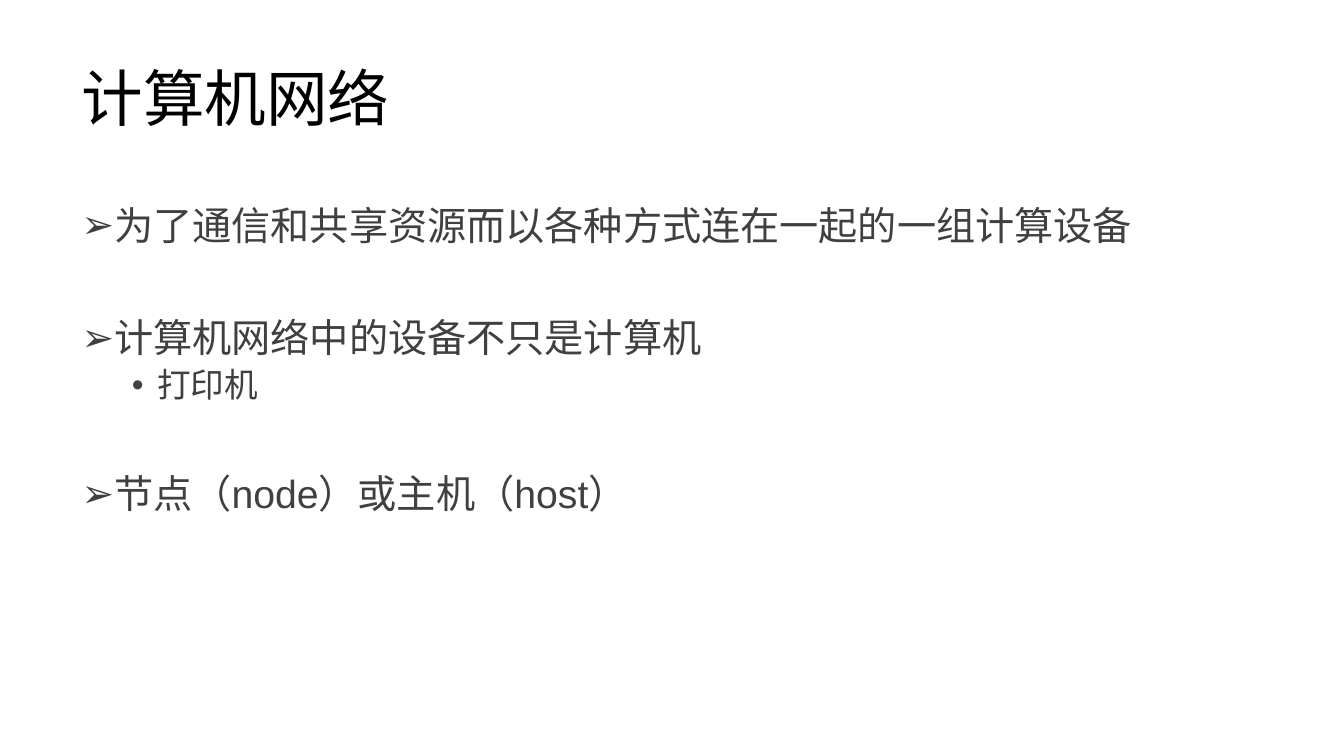
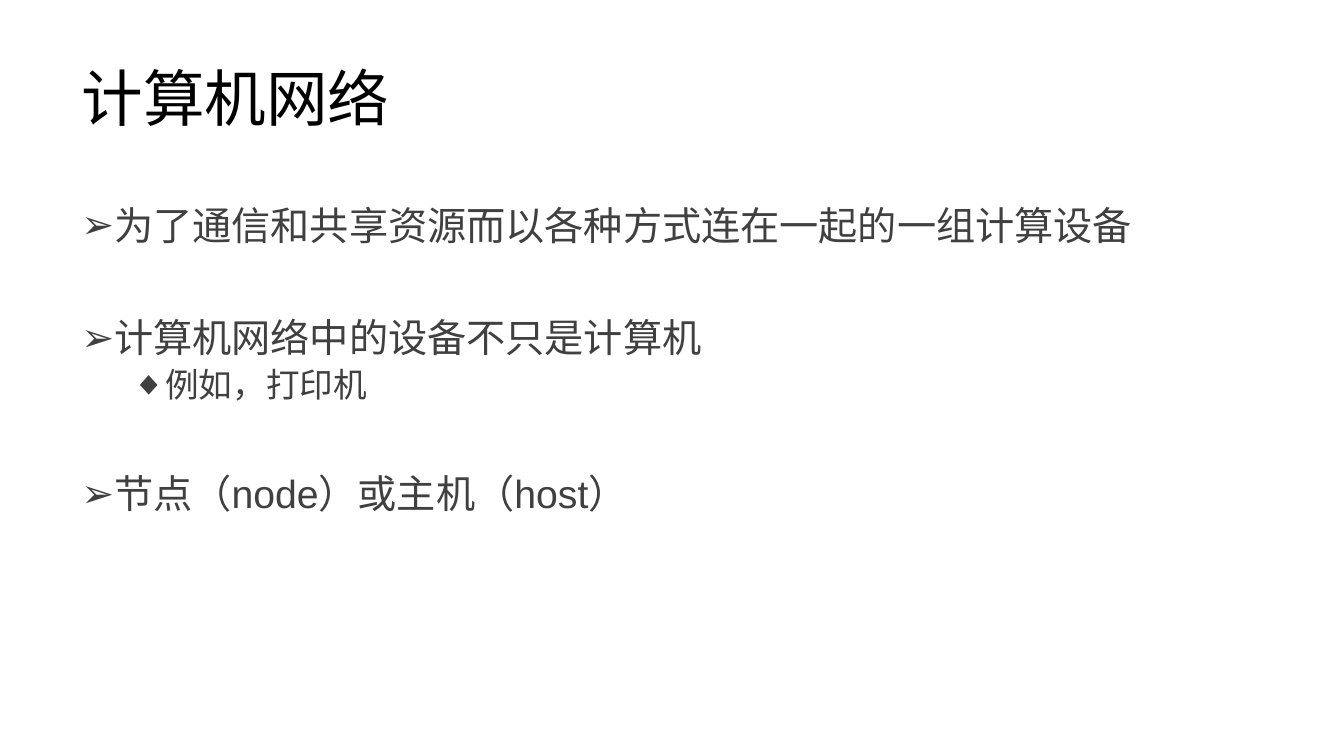
Before and after one commit to lezhang-thu/c-programming, a slide deck: slide 47 of 2022秋季-计算机基础与程序设计-操作系统层-计算机网络-补充-链表.pptx. Drawn at 1344x756 pixels with LibreOffice and Linux fonts; fonts in the diff are those of the drawing. Boxes give left, top, right and bottom in pixels: in the first picture for what was removed or moved away, otherwise in the second. Text is boxed around its words. In the diff, an @@ line names an element or a change of style, - is before the commit and + after.

```diff
--- a/2022秋季-计算机基础与程序设计-操作系统层-计算机网络-补充-链表.pptx
+++ b/2022秋季-计算机基础与程序设计-操作系统层-计算机网络-补充-链表.pptx
@@ text at [165,368,367,401]: text changed @@
-  • 打印机
+  ◆ 例如，打印机
```
Also in this commit, not shown: 36 other slides changed.
